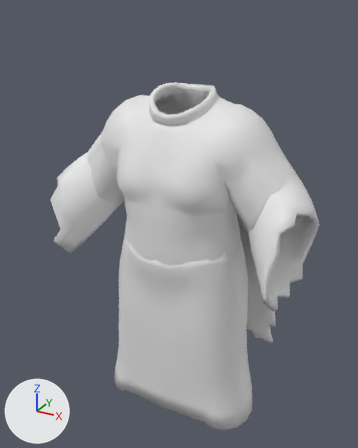
Two versions of the FBX model unity/Assets/Art/Chars/Garments/devote_noble.fbx, one commit apart.
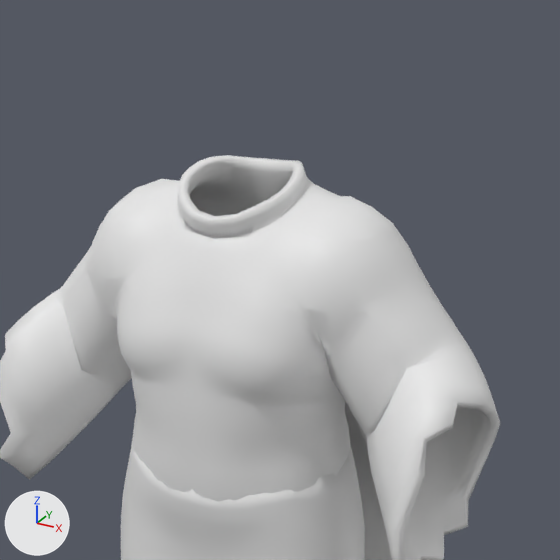
Each version is shown whole from a camera (50 mm lens) standing at (0.737, -1.397, 1.685) and looking at (-0.019, -0.022, 0.997), then close up on the part from 15% to 98% of the width and 0% to 66% of the height. Every picture has the same lights, and +X, +Y and +Z are marked at lower left. The older version's two pictures come first.

Names of what the first close-up shows: 'garment_devote_noble'.
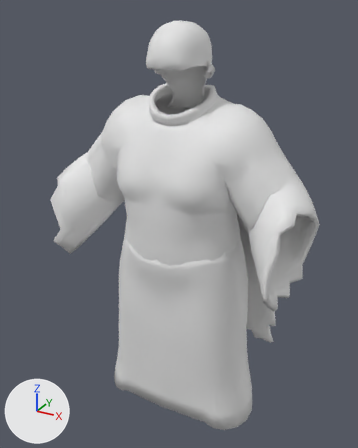
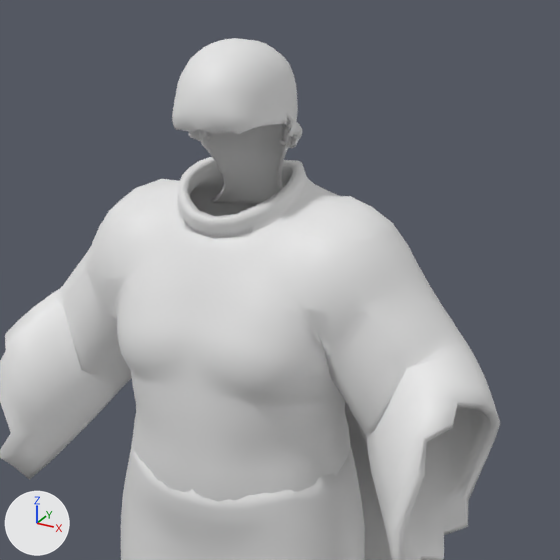
What changed in the scene script:
```text
Add mat_hair:
    mat_hair = principled_material('hair')
    mat_hair.base_color = (0.8, 0.8, 0.8)  # white #e7e7e7
Change me_garment_devote_noble:
    used by ob_garment_devote_noble; location = (0.0, 0.0, 0.0)
    remove me_garment_devote_noble.from_pydata(...)  # 5254 vertices, 5252 faces; spans x -0.457..0.457, y -0.262..0.209, z 0.286..1.461
    add me_garment_devote_noble.from_pydata(...)  # 7894 vertices, 7902 faces; spans x -0.457..0.457, y -0.262..0.209, z 0.286..1.648
    me_garment_devote_noble part 1: a new loose piece of 2124 vertices spanning x -0.105..0.105, y -0.163..0.062, z 1.379..1.648, in mat_hair (white #e7e7e7)
    other edits to the shape of me_garment_devote_noble do not show in these pictures
    add me_garment_devote_noble.materials.append(mat_hair)  # white #e7e7e7
```

Boxes [x1, y1, x2, y2] around the edits, measured in the close-ups (560 x 560 px):
'garment_devote_noble', reshaped: before [0, 155, 500, 560]; after [0, 38, 500, 560]
part 1 of me_garment_devote_noble, added: after [172, 38, 302, 206]
